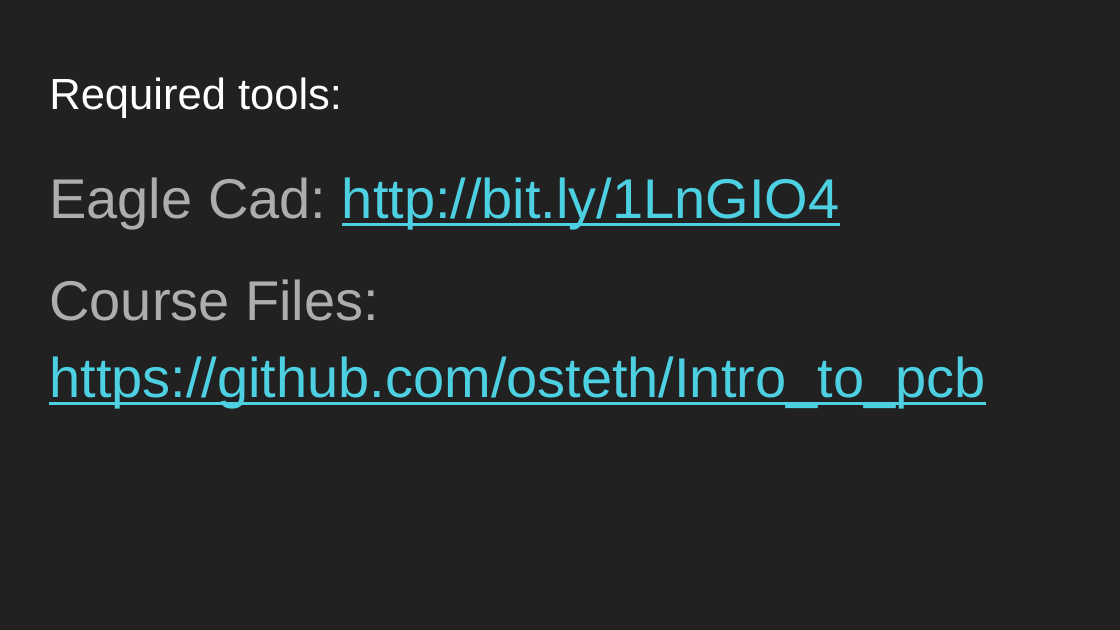
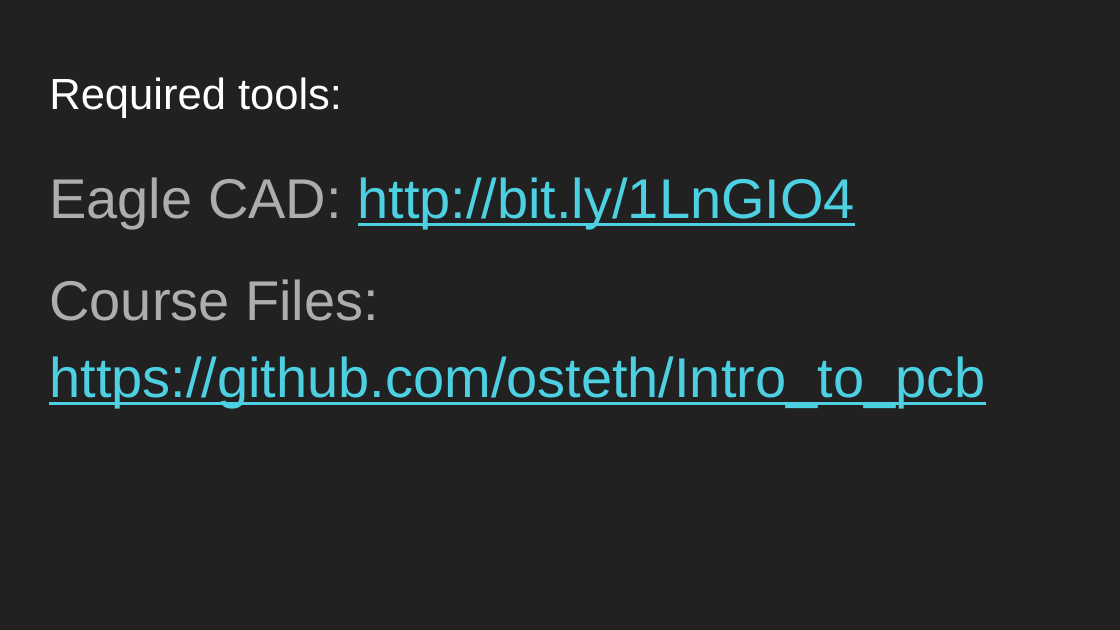
Before and after one commit to CarloEdoardoMalaspina/Intro_to_pcb, a slide deck: slide 3 of Intro-to-PCB-Slides.pptx (slide 2 before the commit). Drawn at 1120x630 pixels with LibreOffice and Linux fonts; fonts in the diff are those of the drawing. Boxes give left, top, right and bottom in pixels: in the first picture for what was removed or moved away, otherwise in the second. Text is boxed around its words. In the diff, an @@ line names an element or a change of style, - is before the commit and + after.

```diff
--- a/Intro-to-PCB-Slides.pptx
+++ b/Intro-to-PCB-Slides.pptx
@@ text at <box>49,177,855,228</box>: text changed @@
-Eagle Cad: http://bit.ly/1LnGIO4
+Eagle CAD: http://bit.ly/1LnGIO4
```
Also in this commit, not shown: 2 other slides changed, 1 slide added.
